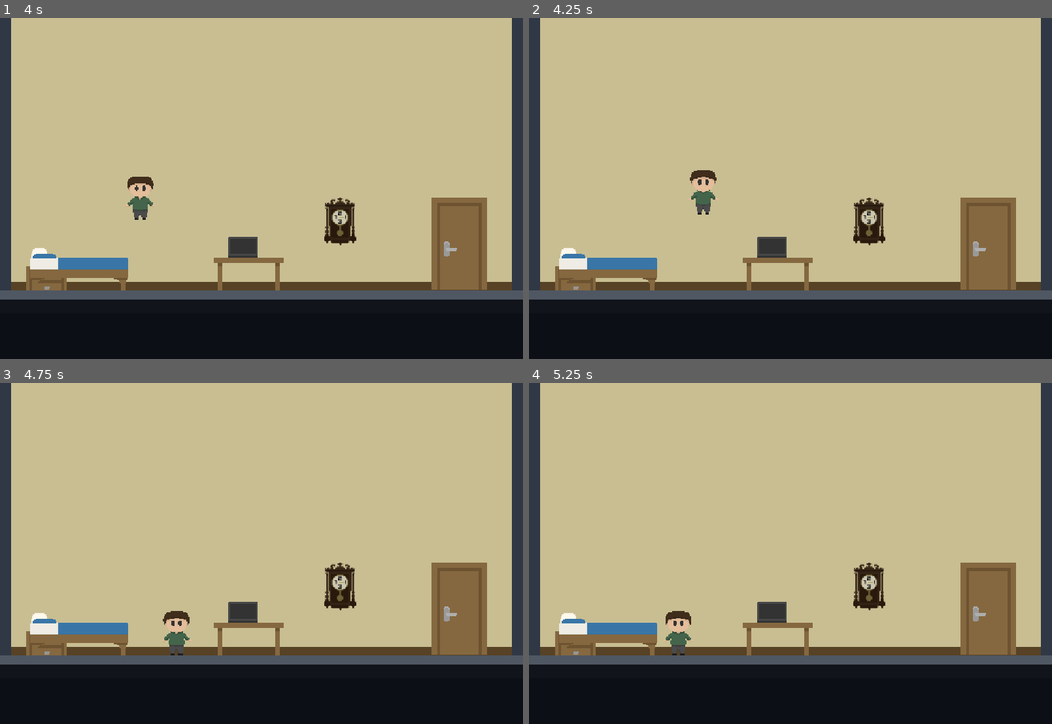
Above: before the commit, frames 1-4 (two rows, left to right).
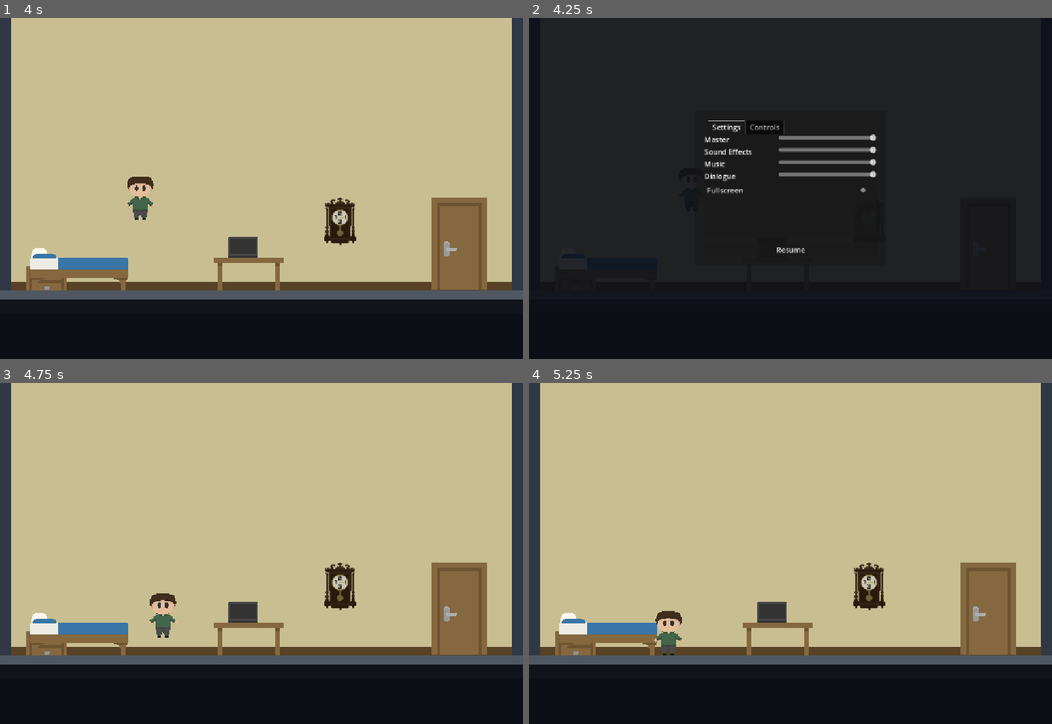
Above: after the commit, the same moments.

Repository: zjezdzalka/bounceBack
Game: Godot game, scene res://Scenes/Levels/room.tscn
Two runs of this game, one before a commit and one after it. Both use one fixed random seed, a clock stepped at 60 frames per second and the inputs below.
Inputs (mouse positions are in pixels of both pictures, inside the frame that each line leads up to):
- Up to frame 1 (4 s): tap E (house_interact, bound only after the commit) at 0.5, 2, 2.75, 3.05, 3.5 s; move the mouse to (376, 171) at 0.52 s; hold E (house_interact, bound only after the commit) 0.53-1.28 s; hold Right (ui_right) 0.53-2.03 s; click (376, 171) at 0.67 s; tap Space (house_jump, bound only after the commit) at 0.77, 1.07, 1.52, 1.82, 2.85, 3.02, 3.32, 3.77 s; tap Q (house_switch, bound only after the commit) at 0.8, 1.35, 3.8 s; move the mouse to (156, 205) at 1.27 s; tap R at 1.55, 2.1 s; move the mouse to (313, 113) at 2.02 s; hold Left (ui_left) 2.03-2.78 s; hold Space (house_jump, bound only after the commit) 2.03-2.78 s; move the mouse to (235, 256) at 2.77 s; hold Right (ui_right) from 2.78 s (still down); click (235, 256) at 2.92 s; move the mouse to (418, 239) at 3.52 s; hold E (house_interact, bound only after the commit) from 3.53 s (still down)
- Up to frame 2 (4.25 s): keep holding Right (ui_right); keep holding E (house_interact, bound only after the commit); tap Space (house_jump, bound only after the commit) at 4.07 s; tap Escape at 4.15 s
- Up to frame 3 (4.75 s): release Right (ui_right) at 4.25 s; release E (house_interact, bound only after the commit) at 4.25 s; click (261, 614) at 4.25 s, where only the run after the commit has a clickable "Resume"
- Up to frame 4 (5.25 s): move the mouse to (633, 502) at 5.02 s; hold Left (ui_left) from 5.03 s (still down); tap Q (house_switch, bound only after the commit) at 5.1 s

Frame 1 is identical in both runs. In frame 2, 82% of the frame differs, in the area x 0-100%, y 0-83%; in frame 3, 0.8%; in frame 4, 0.5%.

Commit message:
menu + going back in levels

Diff:
--- a/Scenes/Levels/house_level.gd
+++ b/Scenes/Levels/house_level.gd
@@ -11,6 +11,12 @@
 var apparition_sprite: Sprite2D
 var apparition_rides := false
 var riding_offset := Vector2.ZERO
+var bed_spawn := Vector2.ZERO
+var saved_apparition: Variant = null
+var back_door: Node2D
+var learned_hints: Dictionary = {}
+const ROOM_PATHS := ["res://Scenes/Levels/room.tscn", "res://Scenes/Levels/hallway.tscn", "res://Scenes/Levels/basement.tscn"]
+const SAVED_FIELDS := ["lamp_on", "laptop_checked", "wardrobe_hint_shown", "front_door_checked", "room_door_checked", "room_key", "lights_fixed", "has_key", "gate_open", "moved_props", "hints", "learned_hints", "learned_move", "learned_jump", "left_bed", "bed_line"]
 const BODY_LAYER := 8
 const SHELF_LAYER := 16
 @onready var objects: Node2D = $Objects
@@ -67,11 +73,14 @@
 var lines: Array[String] = []
 
 func _ready() -> void:
+	bed_spawn = original.position
+	_create_back_door()
+	var visited: bool = _restore_progress()
 	_create_floating_hint()
 	_create_continue_hint()
 	RenderingServer.set_default_clear_color(Color("#222935"))
 	# In the first room the hero starts lying face up; he stands after the intro dialogue.
-	woke_up = stage != Stage.ROOM
+	woke_up = stage != Stage.ROOM or visited
 	if woke_up:
 		_show_avatar_texture()
 	else:
@@ -83,7 +92,10 @@
 	original.collision_layer = BODY_LAYER
 	_refresh_objects()
 	if clock_audio:
+		clock_audio.bus = "Sound Effects"
 		clock_audio.play()
+	if visited:
+		return
 	match stage:
 		Stage.ROOM:
 			darkness.show()
@@ -111,6 +123,8 @@
 	_follow_player()
 
 func _process(delta: float) -> void:
+	if continue_hint.visible:
+		continue_hint.text = _press("house_interact", "continue")
 	if clock_audio and not clock_audio.playing:
 		clock_audio.play()
 	if woke_up:
@@ -186,6 +200,9 @@
 
 func _update_target() -> void:
 	target = ""
+	if back_door and _near("BackDoor", 74.0):
+		target = "BackDoor"
+		return
 	match stage:
 		Stage.ROOM:
 			if _near("RoomKey", 65.0) and hallucinating and room_door_checked and not room_key:
@@ -230,17 +247,17 @@
 func _unhandled_key_input(event: InputEvent) -> void:
 	if not event.is_pressed() or event.is_echo() or busy or (finished and not dialogue.visible):
 		return
-	match event.physical_keycode:
-		KEY_Q:
+	match true:
+		true when event.is_action_pressed("house_switch"):
 			if not dialogue.visible and held_prop.is_empty() and (stage != Stage.ROOM or room_door_checked):
 				hallucinating = not hallucinating
 				_switch_avatar()
 				_refresh_objects()
 				_reveal_dialogue()
-		KEY_SPACE:
+		true when event.is_action_pressed("house_jump"):
 			if stage == Stage.HALL and not dialogue.visible:
 				_wardrobe_jump_hint()
-		KEY_E:
+		true when event.is_action_pressed("house_interact"):
 			if dialogue.visible:
 				_advance_dialogue()
 			elif not held_prop.is_empty():
@@ -251,7 +268,7 @@
 func _switch_avatar() -> void:
 	if hallucinating:
 		original.velocity = Vector2.ZERO
-		original.set_physics_process(false)
+		original.set("controls_enabled", false)
 		original.set_process_input(false)
 		if apparition == null:
 			apparition = preload("res://player.tscn").instantiate() as CharacterBody2D
@@ -262,9 +279,15 @@
 			apparition_sprite = Sprite2D.new()
 			apparition_sprite.texture_filter = CanvasItem.TEXTURE_FILTER_NEAREST
 			apparition.add_child(apparition_sprite)
-			apparition.position = original.position
+			apparition.position = bed_spawn if stage == Stage.ROOM else original.position
 			var ghost_shape := apparition.get_node("CollisionPolygon2D") as CollisionPolygon2D
-			apparition.global_position.y += _player_bounds().position.y - _collision_bounds(ghost_shape).end.y - 1.0
+			if stage != Stage.ROOM or apparition.position.distance_to(original.position) < 95.0:
+				apparition.global_position.y = minf(apparition.global_position.y, _player_bounds().position.y - _collision_bounds(ghost_shape).end.y + apparition.global_position.y - 1.0)
+			if saved_apparition != null:
+				apparition.position = saved_apparition
+				saved_apparition = null
+		if apparition_rides:
+			apparition.position = original.position + riding_offset
 		apparition_rides = false
 		apparition.collision_layer = BODY_LAYER
 		apparition.collision_mask = 1 | BODY_LAYER | SHELF_LAYER
@@ -291,6 +314,7 @@
 func _set_active_avatar(avatar: CharacterBody2D) -> void:
 	player = avatar
 	player_shape = avatar.get_node("CollisionPolygon2D") as CollisionPolygon2D
+	avatar.set("controls_enabled", true)
 	avatar.set_process_input(true)
 	avatar.set_physics_process(true)
 
@@ -319,10 +343,15 @@
 				_hint("hall_chair", "Narrator: See that chair? Pull it up to the wardrobe. You can use it to climb over.")
 
 func _interact() -> void:
+	if target.is_empty():
+		return
+	learned_hints[_interaction_hint_id()] = true
 	if target in MOVABLE:
 		_grab_prop()
 		return
 	match target:
+		"BackDoor":
+			_change_room(ROOM_PATHS[stage - 1], true)
 		"Laptop":
 			laptop_checked = true
 			$Objects/Desk/LaptopOff.hide()
@@ -461,6 +490,7 @@
 		_say(["Tu nie ma miejsca. Przesuń przedmiot i spróbuj ponownie."])
 		return
 	moved_props[held_prop] = true
+	learned_hints["drop"] = true
 	if held_prop == "Ladder":
 		climbed = false
 	held_prop = ""
@@ -488,10 +518,16 @@
 	busy = false
 
 func _go_forward() -> void:
+	_change_room(next_scene, false)
+
+func _change_room(path: String, backwards: bool) -> void:
+	_save_progress()
+	HouseSession.returning = backwards
 	busy = true
-	var result := get_tree().change_scene_to_file(next_scene)
+	var result := get_tree().change_scene_to_file(path)
 	if result != OK:
 		busy = false
+		HouseSession.returning = false
 		_say(["Nie udało się wczytać następnej sceny."])
 
 func _near(object_name: String, distance := 86.0) -> bool:
@@ -500,6 +536,7 @@
 func _say(text_lines: Array[String]) -> void:
 	lines = text_lines.duplicate()
 	dialogue.show()
+	continue_hint.text = _press("house_interact", "continue")
 	continue_hint.show()
 	player.set_process_input(false)
 	player.set_physics_process(false)
@@ -530,7 +567,7 @@
 			_turn_on_lamp()
 			return
 		_wake_up()
-	player.jump_blocked_until_release = Input.is_physical_key_pressed(KEY_SPACE)
+	player.jump_blocked_until_release = Input.is_action_pressed("house_jump")
 	player.set_process_input(true)
 	player.set_physics_process(true)
 
@@ -588,19 +625,18 @@
 
 func _floating_control_text() -> String:
 	if not held_prop.is_empty():
-		return "Press A / D to move the object\nPress E to put it down"
+		return "" if learned_hints.has("drop") else _press("house_interact", "put it down")
 	if stage == Stage.ROOM:
 		if not learned_move:
-			return "Press A / D to move"
+			return "Press %s / %s to move" % [HouseSession.key_name("house_left"), HouseSession.key_name("house_right")]
 		if room_door_checked and not room_key and apparition == null:
-			return "Press Q to enter the hallucination"
-		if room_key and hallucinating:
-			return "Press Q to return to reality"
-	if target in MOVABLE:
-		return "Press E to grab"
+			return _press("house_switch", "enter the hallucination")
+	if target in MOVABLE and not learned_hints.has(target):
+		return _press("house_interact", "grab")
 	if stage == Stage.ROOM and not learned_jump and target.is_empty():
-		return "Press Space to jump"
+		return _press("house_jump", "jump")
 	var action: String = {
+		"BackDoor": "return to the previous room",
 		"Laptop": "check the laptop",
 		"RoomDoor": "open the door" if room_key else "try the door",
 		"RoomKey": "pick up the key",
@@ -612,12 +648,14 @@
 		"Climb": "climb the ladder",
 		"Window": "climb out the window" if climbed else "check the window",
 	}.get(target, "")
-	return "" if action.is_empty() else "Press E to " + action
+	if not action.is_empty() and not learned_hints.has(_interaction_hint_id()):
+		return _press("house_interact", action)
+	return _press("house_switch", "bounce back to reality") if hallucinating else ""
 
 func _create_continue_hint() -> void:
 	continue_hint = Label.new()
 	continue_hint.name = "ContinueHint"
-	continue_hint.text = "Press E to continue"
+	continue_hint.text = _press("house_interact", "continue")
 	continue_hint.mouse_filter = Control.MOUSE_FILTER_IGNORE
 	continue_hint.add_theme_font_size_override("font_size", 16)
 	continue_hint.add_theme_color_override("font_color", Color("#fff0bf"))
@@ -630,3 +668,61 @@
 	continue_hint.offset_bottom = -12.0
 	continue_hint.offset_top = -36.0
 	continue_hint.hide()
+
+func _press(action: String, verb: String) -> String:
+	return "Press %s to %s" % [HouseSession.key_name(action), verb]
+
+func _interaction_hint_id() -> String:
+	match target:
+		"RoomDoor": return "UnlockRoomDoor" if room_key else target
+		"CellarDoor": return "EnterBasement" if lights_fixed else target
+		"Gate": return "UnlockGate" if has_key else target
+		"Window": return "EscapeWindow" if climbed else target
+	return target
+
+func _create_back_door() -> void:
+	if stage == Stage.ROOM:
+		return
+	back_door = Node2D.new()
+	back_door.name = "BackDoor"
+	objects.add_child(back_door)
+	back_door.position = Vector2(original.position.x, original.position.y - 24.0)
+	var sprite := Sprite2D.new()
+	sprite.texture = preload("res://Art/House/Door_big.png")
+	sprite.texture_filter = CanvasItem.TEXTURE_FILTER_NEAREST
+	back_door.add_child(sprite)
+
+func _save_progress() -> void:
+	var record := {}
+	for field in SAVED_FIELDS:
+		record[field] = get(field)
+	var positions := {}
+	for name in MOVABLE:
+		if objects.has_node(name):
+			positions[name] = objects.get_node(name).position
+	record["positions"] = positions
+	record["apparition"] = apparition.position if apparition != null else saved_apparition
+	HouseSession.rooms[scene_file_path] = record.duplicate(true)
+
+func _restore_progress() -> bool:
+	var backwards: bool = HouseSession.returning
+	HouseSession.returning = false
+	if not HouseSession.rooms.has(scene_file_path):
+		return false
+	var record: Dictionary = HouseSession.rooms[scene_file_path].duplicate(true)
+	for field in SAVED_FIELDS:
+		set(field, record[field])
+	saved_apparition = record["apparition"]
+	for name in record["positions"]:
+		objects.get_node(name).position = record["positions"][name]
+	if stage == Stage.ROOM and lamp_on:
+		$Objects/Nightstand/LampOff.hide()
+		$Objects/Nightstand/LampOn.show()
+		$Objects/Desk/LaptopOff.visible = not laptop_checked
+		$Objects/Desk/LaptopOn.visible = laptop_checked
+		darkness.hide()
+	if backwards:
+		var exit_name := "RoomDoor" if stage == Stage.ROOM else "CellarDoor"
+		original.position.x = objects.get_node(exit_name).position.x
+		original.position.y = 600.0 - _player_half_size().y - 6.0
+	return true
--- /dev/null
+++ b/Scenes/Levels/house_session.gd
@@ -0,0 +1,158 @@
+extends CanvasLayer
+
+const FILE := "user://house_settings.cfg"
+const KEYS := {
+	"house_left": KEY_A, "house_right": KEY_D, "house_jump": KEY_SPACE,
+	"house_interact": KEY_E, "house_switch": KEY_Q,
+}
+const NAMES := {
+	"house_left": "Move left", "house_right": "Move right", "house_jump": "Jump",
+	"house_interact": "Interact / continue", "house_switch": "Hallucination",
+}
+const BUSES := ["Master", "Sound Effects", "Music", "Dialogue"]
+
+var rooms: Dictionary = {}
+var returning := false
+var config := ConfigFile.new()
+var panel: CenterContainer
+var content: VBoxContainer
+var capture := ""
+var buttons: Dictionary = {}
+
+func _ready() -> void:
+	process_mode = Node.PROCESS_MODE_ALWAYS
+	layer = 100
+	config.load(FILE)
+	for action in KEYS:
+		InputMap.add_action(action)
+		_bind(action, config.get_value("controls", action, KEYS[action]))
+	for bus in BUSES:
+		if AudioServer.get_bus_index(bus) < 0:
+			AudioServer.add_bus()
+			AudioServer.set_bus_name(AudioServer.bus_count - 1, bus)
+		_volume(config.get_value("audio", bus, 100.0), bus, false)
+	_display(config.get_value("display", "fullscreen", false), false)
+	_build_menu()
+
+func key_name(action: String) -> String:
+	return OS.get_keycode_string(InputMap.action_get_events(action)[0].physical_keycode)
+
+func _bind(action: String, key: Key) -> void:
+	var event := InputEventKey.new()
+	event.physical_keycode = key
+	InputMap.action_erase_events(action)
+	InputMap.action_add_event(action, event)
+
+func _input(event: InputEvent) -> void:
+	if not event is InputEventKey or not event.pressed or event.echo:
+		return
+	if event.physical_keycode == KEY_ESCAPE:
+		get_viewport().set_input_as_handled()
+		if not capture.is_empty():
+			buttons[capture].text = key_name(capture)
+			capture = ""
+		else:
+			panel.visible = not panel.visible
+			get_tree().paused = panel.visible
+	elif panel.visible and not capture.is_empty():
+		get_viewport().set_input_as_handled()
+		var key: Key = event.physical_keycode
+		for action in KEYS:
+			if action != capture and InputMap.action_get_events(action)[0].physical_keycode == key:
+				buttons[capture].text = "Key in use. Try another."
+				return
+		_bind(capture, key)
+		config.set_value("controls", capture, key)
+		config.save(FILE)
+		buttons[capture].text = key_name(capture)
+		capture = ""
+
+func _build_menu() -> void:
+	panel = CenterContainer.new()
+	add_child(panel)
+	panel.set_anchors_and_offsets_preset(Control.PRESET_FULL_RECT)
+	var shade := ColorRect.new()
+	shade.color = Color(0.05, 0.06, 0.09, 0.9)
+	add_child(shade)
+	move_child(shade, 0)
+	shade.set_anchors_and_offsets_preset(Control.PRESET_FULL_RECT)
+	panel.visibility_changed.connect(func(): shade.visible = panel.visible)
+	var card := PanelContainer.new()
+	card.custom_minimum_size.x = 420
+	panel.add_child(card)
+	var margin := MarginContainer.new()
+	for side in ["top", "bottom", "left", "right"]:
+		margin.add_theme_constant_override("margin_" + side, 20)
+	card.add_child(margin)
+	content = VBoxContainer.new()
+	content.add_theme_constant_override("separation", 10)
+	margin.add_child(content)
+	var tabs := TabContainer.new()
+	tabs.custom_minimum_size.y = 260
+	content.add_child(tabs)
+	var settings := VBoxContainer.new()
+	settings.name = "Settings"
+	tabs.add_child(settings)
+	for bus in BUSES:
+		var row := _row(settings, bus)
+		var slider := HSlider.new()
+		slider.size_flags_horizontal = Control.SIZE_EXPAND_FILL
+		slider.value = config.get_value("audio", bus, 100.0)
+		row.add_child(slider)
+		slider.value_changed.connect(_volume.bind(bus, true))
+	var mode := CheckButton.new()
+	mode.text = "Fullscreen"
+	mode.button_pressed = config.get_value("display", "fullscreen", false)
+	settings.add_child(mode)
+	mode.toggled.connect(_display.bind(true))
+	var controls := VBoxContainer.new()
+	controls.name = "Controls"
+	tabs.add_child(controls)
+	for action in KEYS:
+		var row := _row(controls, NAMES[action])
+		var button := Button.new()
+		button.text = key_name(action)
+		button.size_flags_horizontal = Control.SIZE_EXPAND_FILL
+		row.add_child(button)
+		buttons[action] = button
+		button.pressed.connect(_capture.bind(action))
+	var resume := Button.new()
+	resume.text = "Resume"
+	content.add_child(resume)
+	resume.pressed.connect(func():
+		if not capture.is_empty():
+			buttons[capture].text = key_name(capture)
+			capture = ""
+		panel.hide()
+		get_tree().paused = false
+	)
+	panel.hide()
+
+func _capture(action: String) -> void:
+	if not capture.is_empty():
+		buttons[capture].text = key_name(capture)
+	capture = action
+	buttons[action].text = "Press a key"
+
+func _row(parent: Control, title: String) -> HBoxContainer:
+	var row := HBoxContainer.new()
+	var label := Label.new()
+	label.text = title
+	label.custom_minimum_size.x = 160
+	row.add_child(label)
+	parent.add_child(row)
+	return row
+
+func _volume(value: float, bus: String, save: bool) -> void:
+	var index := AudioServer.get_bus_index(bus)
+	AudioServer.set_bus_mute(index, value <= 0)
+	AudioServer.set_bus_volume_db(index, linear_to_db(maxf(value / 100.0, 0.001)))
+	if save:
+		config.set_value("audio", bus, value)
+		config.save(FILE)
+
+func _display(fullscreen: bool, save: bool) -> void:
+	DisplayServer.window_set_mode(DisplayServer.WINDOW_MODE_FULLSCREEN if fullscreen else DisplayServer.WINDOW_MODE_WINDOWED)
+	if save:
+		config.set_value("display", "fullscreen", fullscreen)
+		config.save(FILE)
--- a/player.gd
+++ b/player.gd
@@ -16,6 +16,7 @@
 var z := 1   # current z-index (default 1)
 var coyote_timer := 0.0
 var jump_blocked_until_release := false
+var controls_enabled := true
 var can_jump := true   # the level turns this off while the hero is holding an object
 
 func _ready() -> void:
@@ -30,7 +31,7 @@
 	z_changed.emit(z)
 
 func _input(event: InputEvent) -> void:
-	if event is InputEventKey and event.physical_keycode == KEY_SPACE and not event.pressed:
+	if event is InputEventKey and event.is_action_released("house_jump") and not event.pressed:
 		jump_blocked_until_release = false
 	if not layer_switching_enabled:
 		return
@@ -61,18 +62,16 @@
 		velocity.y += GRAVITY * delta
 		coyote_timer -= delta
 
-	var dir := 0.0
-	if Input.is_physical_key_pressed(KEY_A) or Input.is_physical_key_pressed(KEY_LEFT):
-		dir -= 1.0
-	if Input.is_physical_key_pressed(KEY_D) or Input.is_physical_key_pressed(KEY_RIGHT):
-		dir += 1.0
-	velocity.x = dir * SPEED
+	var direction := Input.get_axis("house_left", "house_right")
+	if layer_switching_enabled and is_zero_approx(direction):
+		direction = Input.get_axis("ui_left", "ui_right")
+	velocity.x = direction * SPEED if controls_enabled else 0.0
 
 	# Jump with Space (W / S now change the z-index)
-	var jump_pressed := Input.is_physical_key_pressed(KEY_SPACE)
+	var jump_pressed := Input.is_action_pressed("house_jump")
 	if not jump_pressed:
 		jump_blocked_until_release = false
-	if can_jump and not jump_blocked_until_release and jump_pressed and coyote_timer > 0.0:
+	if controls_enabled and can_jump and not jump_blocked_until_release and jump_pressed and coyote_timer > 0.0:
 		velocity.y = JUMP_VELOCITY
 		coyote_timer = 0.0
 
--- a/project.godot
+++ b/project.godot
@@ -22,3 +22,7 @@
 
 window/size/viewport_height=752
 window/stretch/mode="canvas_items"
+
+[autoload]
+
+HouseSession="*res://Scenes/Levels/house_session.gd"
Not shown, added: Scenes/Levels/house_session.gd.uid
